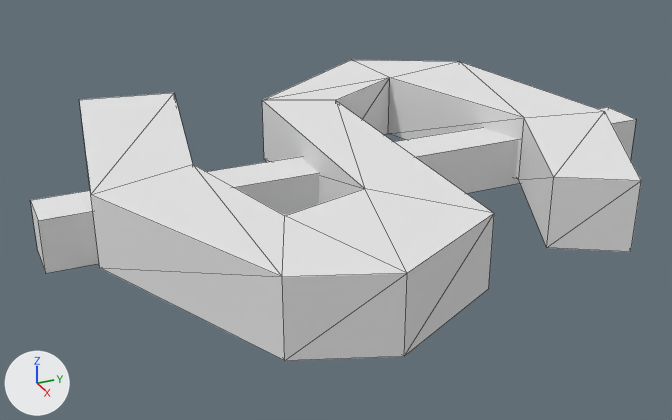
An edit to the OBJ model Aegis/Assets/Art/Effects/credits_low.obj, drawn before and after from the same camera.
Before and after are seen from a 50 mm camera at (12.78, -5.08, 6.24) aimed at (0.22, 0.57, -0.04). Arrows for +X, +Y and +Z are at lower left; the lights stay in place. Mesh edges are drawn as thin lines. Where no turn or scale is listed for an object, it has been applied to the vertices.

In view in the first picture: 'credits_low'.
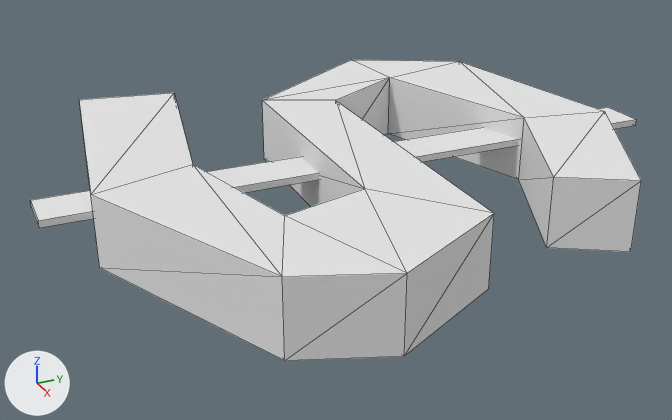
What the commit changed:
me_credits_low has 44 vertices, 74 faces and spans x -4.04..4.5, y -4.04..6.44, z -0.1..1.13.
me_credits_low is used by ob_credits_low; location (0.0, 0.0, 0.0).
Before the commit, vertices of me_credits_low: 36 (-0.38, -4.04, -0.1) at pixel (37, 251), 37 (0.39, -4.04, -0.1) at pixel (45, 273), 42 (-0.38, 6.44, -0.1), 43 (0.39, 6.44, -0.1) at pixel (630, 162).
Part 1, on me_credits_low:
Vertices 36, 37, 42, 43 of me_credits_low move by (0.0, 0.0, 0.72).

Where the change shows, as pixel boxes (x1, y1, x2, y2) in the pictures (672 x 420 px; the box of a moved part takes in the faces that stretch with it):
part 1 of me_credits_low, moved or reshaped
    before: (30, 119, 636, 273)
    after: (30, 119, 636, 228)
